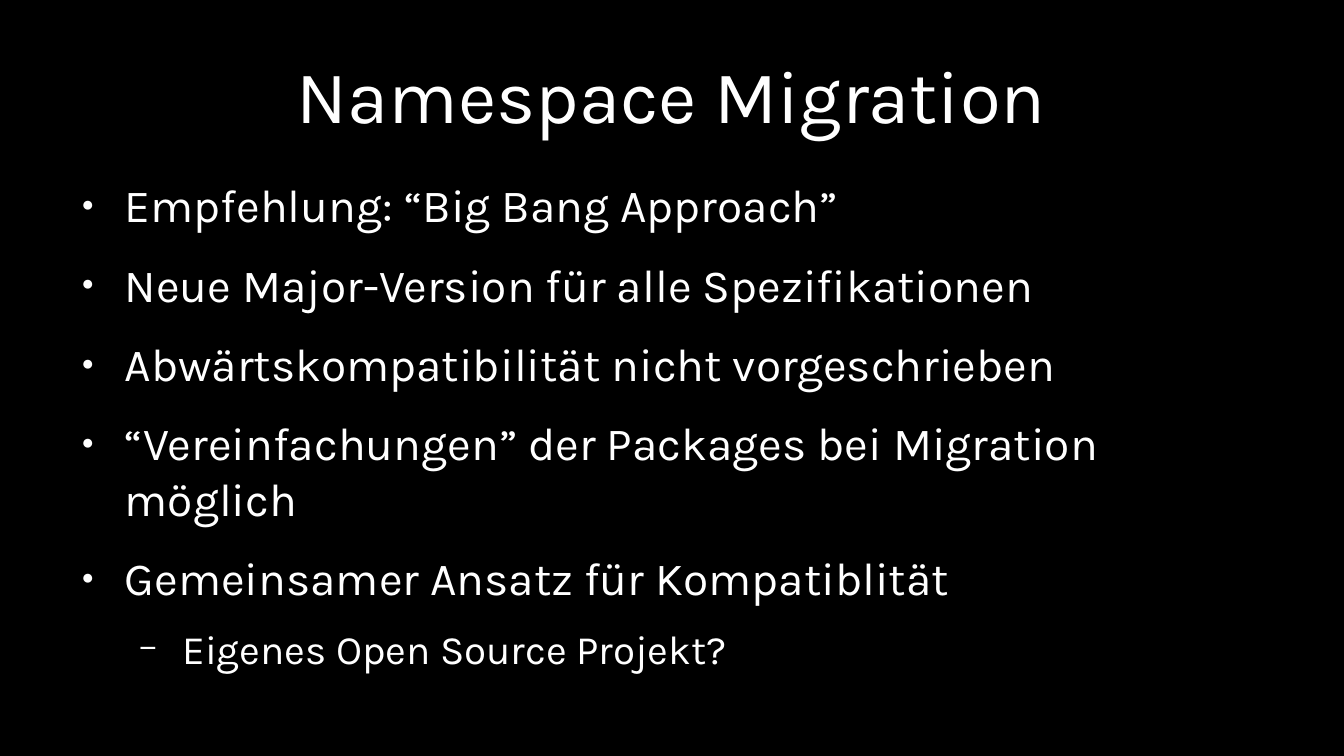
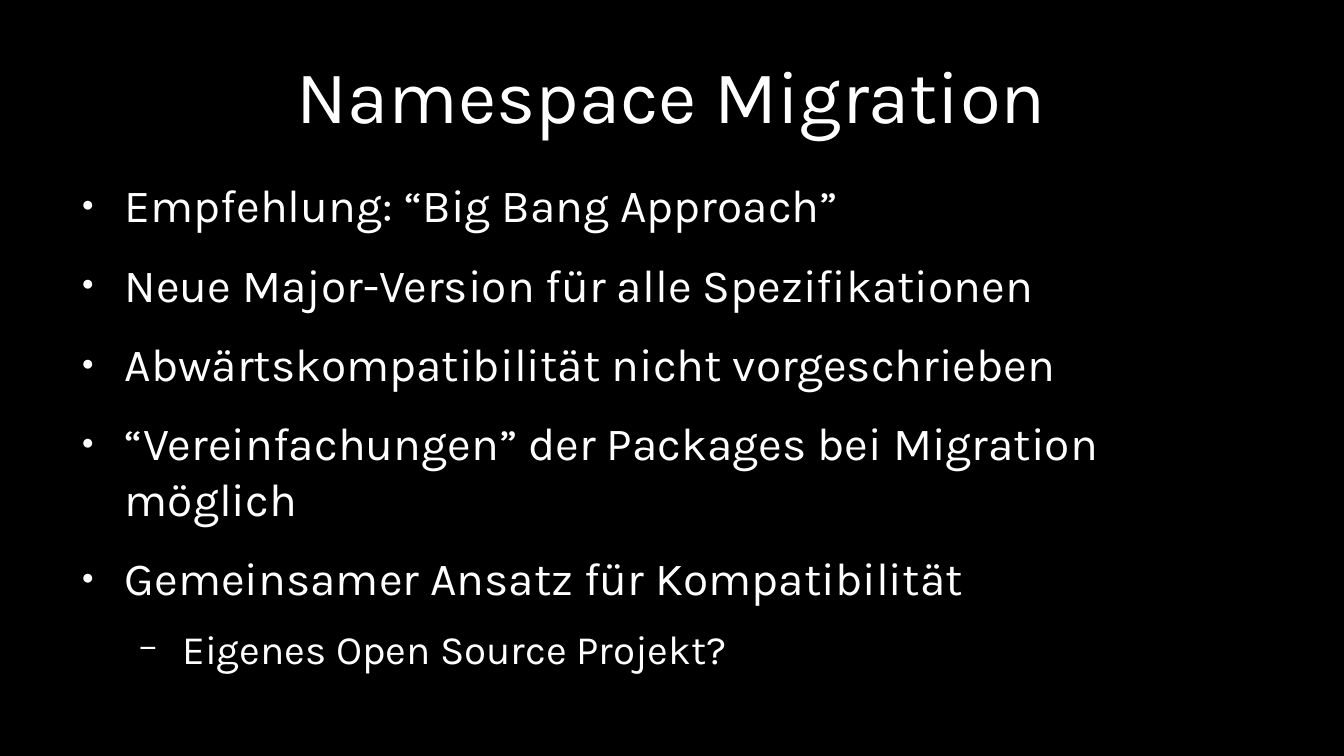
Before and after one commit to chkal/talks, a slide deck: slide 32 of 2019-11-jvmcon-jakarta-ee/JakartaEE.odp. Drawn at 1344x756 pixels with LibreOffice and Linux fonts; fonts in the diff are those of the drawing. Boxes give left, top, right and bottom in pixels: in the first picture for what was removed or moved away, otherwise in the second. Text is boxed around its words. In the diff, an @@ line names an element or a change of style, - is before the commit and + after.

```diff
--- a/2019-11-jvmcon-jakarta-ee/JakartaEE.odp
+++ b/2019-11-jvmcon-jakarta-ee/JakartaEE.odp
@@ text at <box>125,563,962,606</box>: text changed @@
-● Gemeinsamer Ansatz für Kompatiblität
+● Gemeinsamer Ansatz für Kompatibilität
```
Also in this commit, not shown: 4 other slides changed, 1 slide added, 1 other file.
